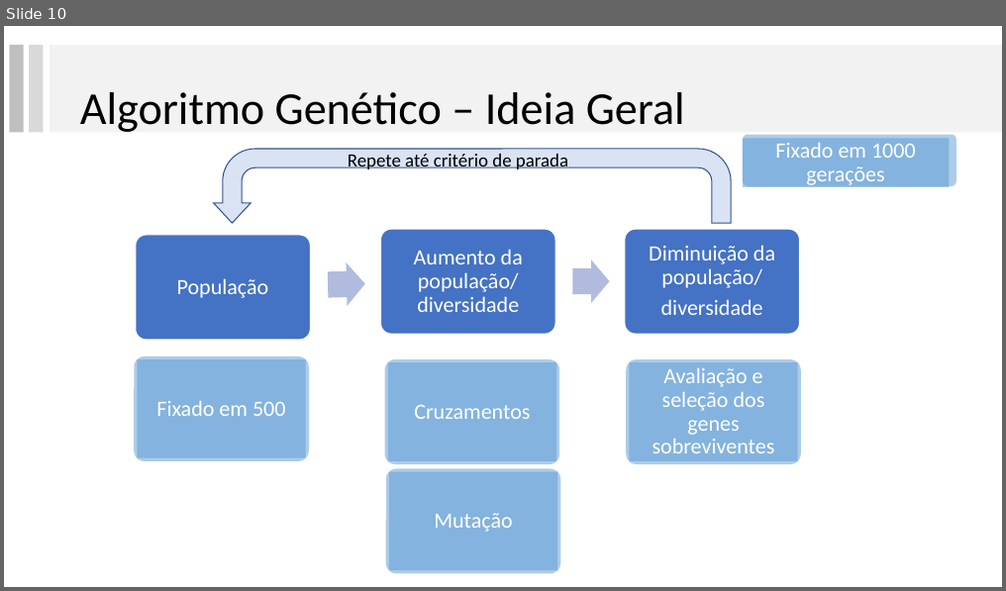
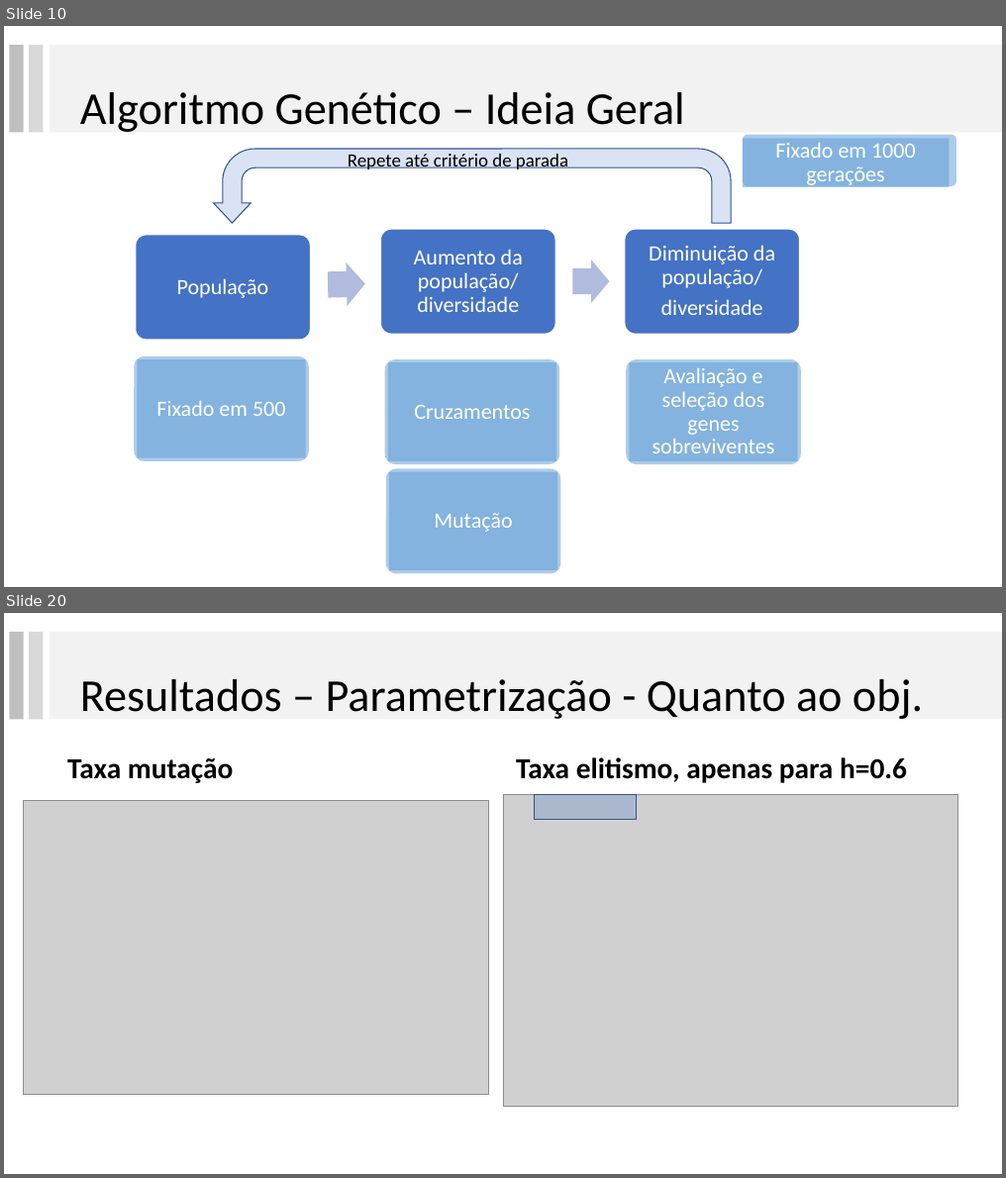
Before and after one commit to lpbiasoto/metaheuristicas, a slide deck: Apresentacao 3/ApresentacaoGA.pptx. Shown one above the other, each under a label of ours: slide 10 before the commit, slides 10 and 20 after it; the slides between them are not shown. The pictures are 1006x591 and 1006x1178 pixels, drawn with LibreOffice and Linux fonts; fonts in the diff are those of the drawing; grey boxes stand for pictures. Boxes give left, top, right and bottom in pixels: in the first picture for what was removed or moved away, otherwise in the second. Text is boxed around its words. In the diff, an @@ line names an element or a change of style, - is before the commit and + after.

```diff
--- a/Apresentacao 3/ApresentacaoGA.pptx
+++ b/Apresentacao 3/ApresentacaoGA.pptx
@@ slide 20 added at [4, 613, 1002, 1174], background #FFFFFF @@
@@ rectangle added at [9, 632, 24, 719], fill #BFBFBF @@
@@ rectangle added at [29, 632, 43, 719], fill #D9D9D9 @@
@@ rectangle added at [50, 632, 1002, 719], fill #F2F2F2 @@
@@ title added at [80, 679, 923, 719], 44 pt, text #000000 @@
+Resultados – Parametrização - Quanto ao obj.
@@ text added at [67, 758, 907, 783], 28 pt, text #000000, bold @@
+Taxa mutação Taxa elitismo, apenas para h=0.6
@@ picture added at [24, 801, 489, 1095] @@
@@ picture added at [503, 795, 957, 1106] @@
@@ rectangle added at [535, 795, 638, 819], fill #4472C4 at 26% opacity, outline #325491 1 pt @@
```
Also in this commit, not shown: 4 slides changed, 10 other slides added, 4 slides removed, 1 other file.
